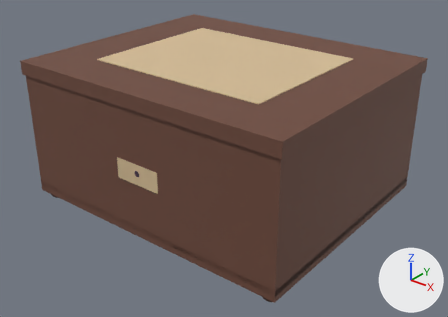
Renders of the FBX model assets/box/orgel_umiwatari.fbx from each side of a commit.
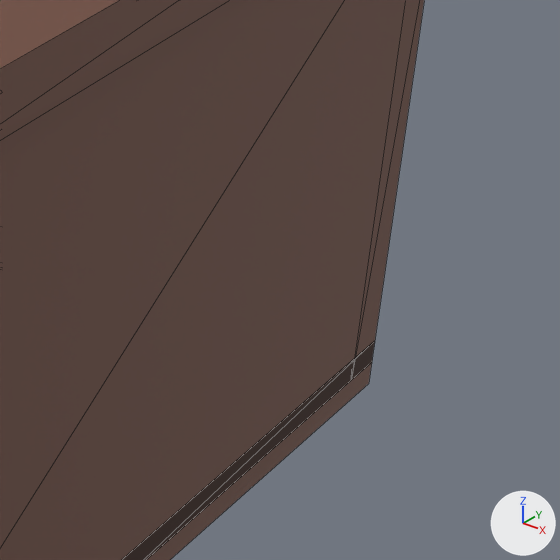
Old and new are each drawn whole from a camera (50 mm lens) standing at (0.322, -0.404, 0.271) and looking at (0.009, -0.013, 0.028) and again close up on the part from 73% to 100% of the width and 32% to 71% of the height. The axes (+X, +Y, +Z) are drawn at lower right. The lights are the same throughout. The last two pictures show the newer version. The close-ups show mesh edges as thin lines. Where no turn or scale is listed for an object, it has been applied to the vertices.

In view in the first close-up: 'Box_Back', 'Box_Bottom', 'Box_Right', 'Lid_Top'.
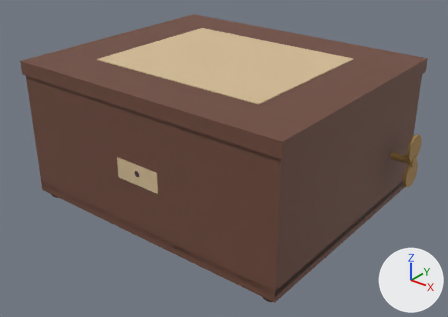
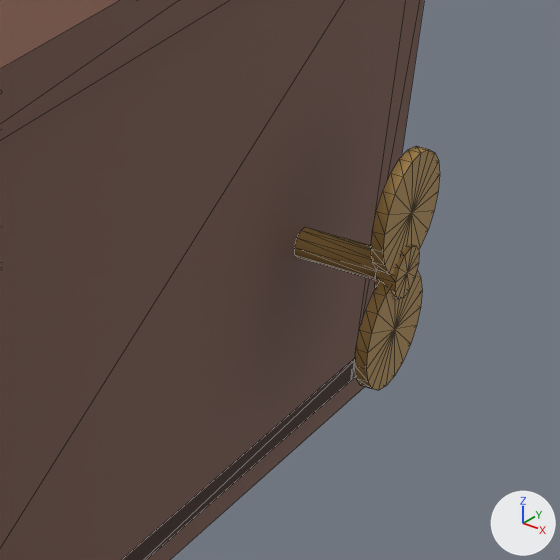
Where the newer file only moved an object's origin or applied its transform, the numbers keep the older frame.

Boxes (x1, y1, x2, y2) around the edits, measured in the close-ups (560 x 560 px):
```json
{"object": "WindKey_Wing_U", "change": "added", "after": [371, 146, 440, 275], "on screen": "brown"}
{"object": "WindKey_Wing_D", "change": "added", "after": [354, 270, 422, 390], "on screen": "brown"}
{"object": "WindKey_Shaft", "change": "added", "after": [295, 227, 377, 280], "on screen": "brown"}
{"object": "WindKey_Hub", "change": "added", "after": [375, 245, 419, 299], "on screen": "brown"}
```

Edits to the scene script, one JSON object a line:
```json
{"op": "add", "block": "me_mesh_166", "code": ["me_mesh_166 = bpy.data.meshes.new('Mesh_166')", "me_mesh_166.from_pydata(...)  # 44 vertices, 80 faces; spans x -0.0012..0.0012, y -0.012..0.012, z -0.012..0.012", "me_mesh_166.materials.append(mat_brass)  # brown #a98549"]}
{"op": "add", "block": "me_mesh_167", "code": ["me_mesh_167 = bpy.data.meshes.new('Mesh_167')", "me_mesh_167.from_pydata(...)  # 28 vertices, 48 faces; spans x -0.002..0.002, y -0.0052..0.0052, z -0.0052..0.0052", "me_mesh_167.materials.append(mat_brass)  # brown #a98549"]}
{"op": "add", "block": "me_mesh_164", "code": ["me_mesh_164 = bpy.data.meshes.new('Mesh_164')", "me_mesh_164.from_pydata(...)  # 24 vertices, 40 faces; spans x -0.009..0.009, y -0.003..0.003, z -0.0029..0.0029", "me_mesh_164.materials.append(mat_brass)  # brown #a98549"]}
{"op": "add", "block": "ob_windkey_wing_u", "code": ["ob_windkey_wing_u = bpy.data.objects.new('WindKey_Wing_U', me_mesh_166)", "ob_windkey_wing_u.location = (0.151, 0.0646, 0.0515)"]}
{"op": "add", "block": "ob_windkey_wing_d", "code": ["ob_windkey_wing_d = bpy.data.objects.new('WindKey_Wing_D', me_mesh_166.copy())", "ob_windkey_wing_d.location = (0.151, 0.0646, 0.0275)"]}
{"op": "add", "block": "ob_windkey_hub", "code": ["ob_windkey_hub = bpy.data.objects.new('WindKey_Hub', me_mesh_167)", "ob_windkey_hub.location = (0.151, 0.0646, 0.0395)"]}
{"op": "add", "block": "ob_windkey_shaft", "code": ["ob_windkey_shaft = bpy.data.objects.new('WindKey_Shaft', me_mesh_164)", "ob_windkey_shaft.location = (0.141, 0.0646, 0.0395)"]}
```
